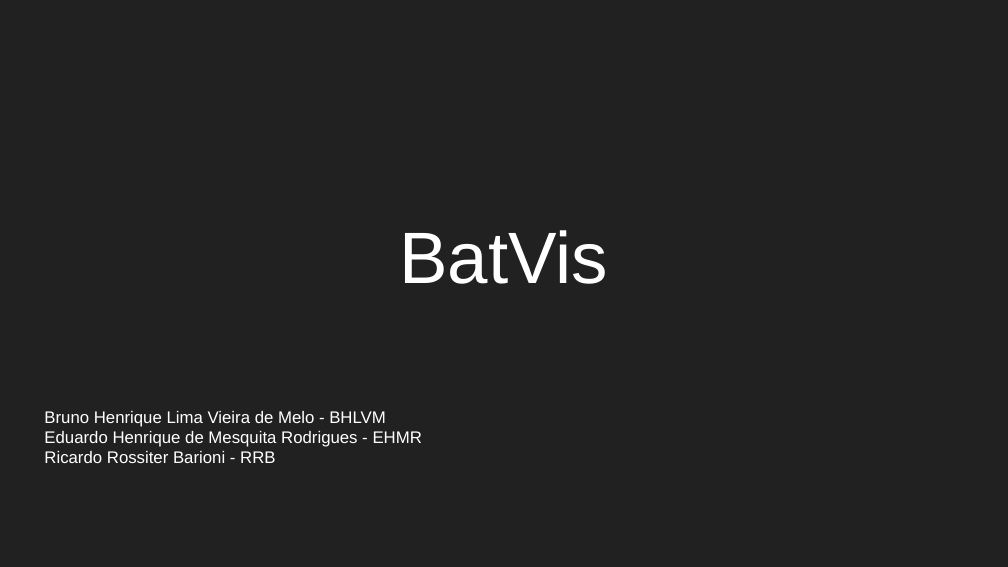
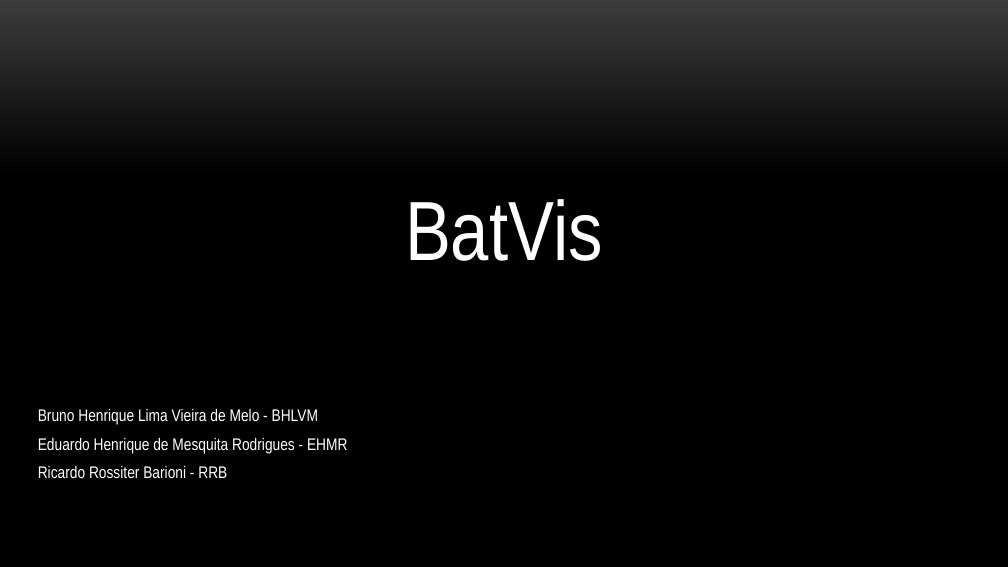
Before and after one commit to rrbarioni/BatVis-visualizacao-2017-1, a slide deck: slide 1 of files/Apresentacao_BatVis.pptx. Drawn at 1008x567 pixels with LibreOffice and Linux fonts; fonts in the diff are those of the drawing; background and template pictures are left out. Boxes give left, top, right and bottom in pixels: in the first picture for what was removed or moved away, otherwise in the second. Text is boxed around its words. In the diff, an @@ line names an element or a change of style, - is before the commit and + after.

```diff
--- a/files/Apresentacao_BatVis.pptx
+++ b/files/Apresentacao_BatVis.pptx
@@ background #212121 to picture (left out) @@
@@ title "BatVis": place and size @@
-title "BatVis" at box(400, 230, 609, 284)
+title "BatVis" at box(405, 199, 603, 261)
@@ title "BatVis" at box(405, 199, 603, 261): size 52 to 60 pt, font Arial to Arial Narrow @@
@@ subtitle "Bruno Henrique Lima Vieira de ..." at box(38, 409, 347, 478): font Arial to Arial Narrow; indent changed; more space between paragraphs @@
```
Also in this commit, not shown: 7 other slides changed, 2 slides added, 1 slide removed, 1 other file.
